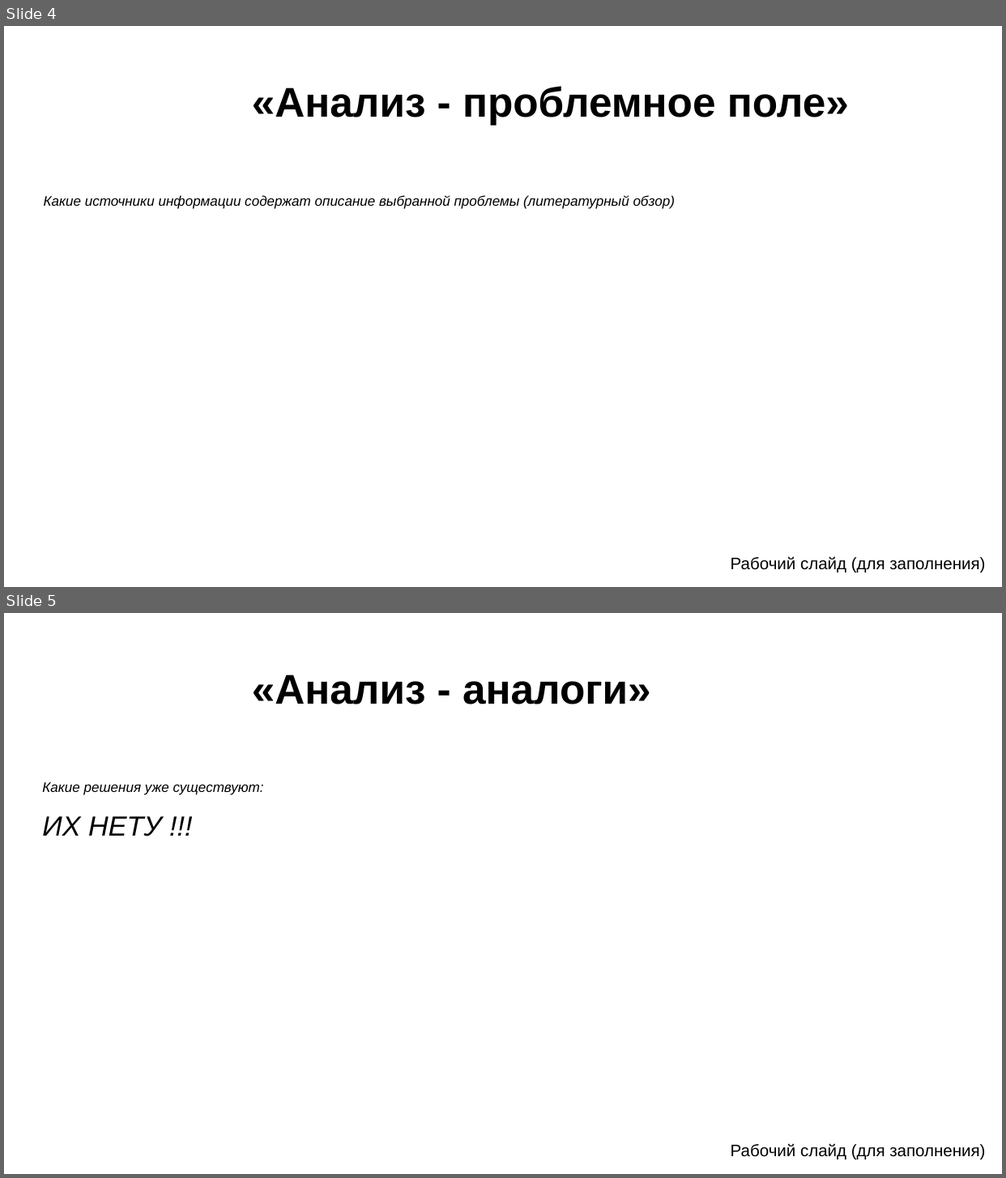
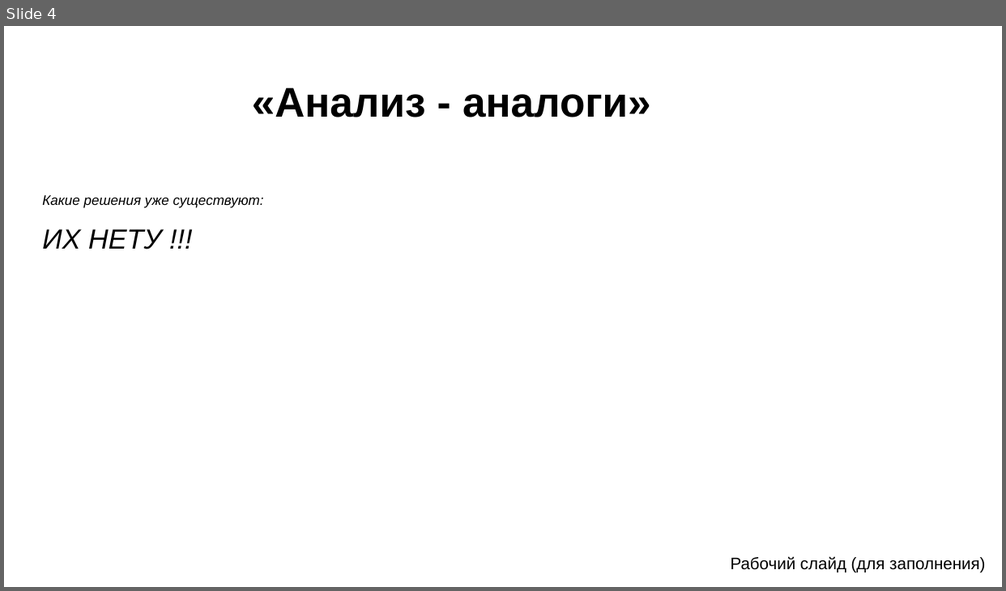
Before and after one commit to Igor20264/humorists-template, a slide deck: Шаблон для презентации.pptx. Shown one above the other, each under a label of ours: slides 4 and 5 before the commit, slide 4 after it. The pictures are 1006x1178 and 1006x591 pixels, drawn with LibreOffice and Linux fonts; fonts in the diff are those of the drawing; background and template pictures are left out. Boxes give left, top, right and bottom in pixels: in the first picture for what was removed or moved away, otherwise in the second. Text is boxed around its words. In the diff, an @@ line names an element or a change of style, - is before the commit and + after.

```diff
--- a/Шаблон для презентации.pptx
+++ b/Шаблон для презентации.pptx
@@ slide 4 removed at box(4, 26, 1002, 587), background picture (left out) @@
@@ text removed at box(252, 86, 849, 125) @@
-«Анализ - проблемное поле»
@@ text removed at box(44, 195, 675, 209) @@
-Какие источники информации содержат описание выбранной проблемы (литературный обзор)
@@ text removed at box(731, 557, 985, 574) @@
-Рабочий слайд (для заполнения)
@@ what was slide 5 is now slide 4 @@
```
Also in this commit, not shown: 9 slides changed, 3 slides added, 3 other slides removed, 4 other files.
